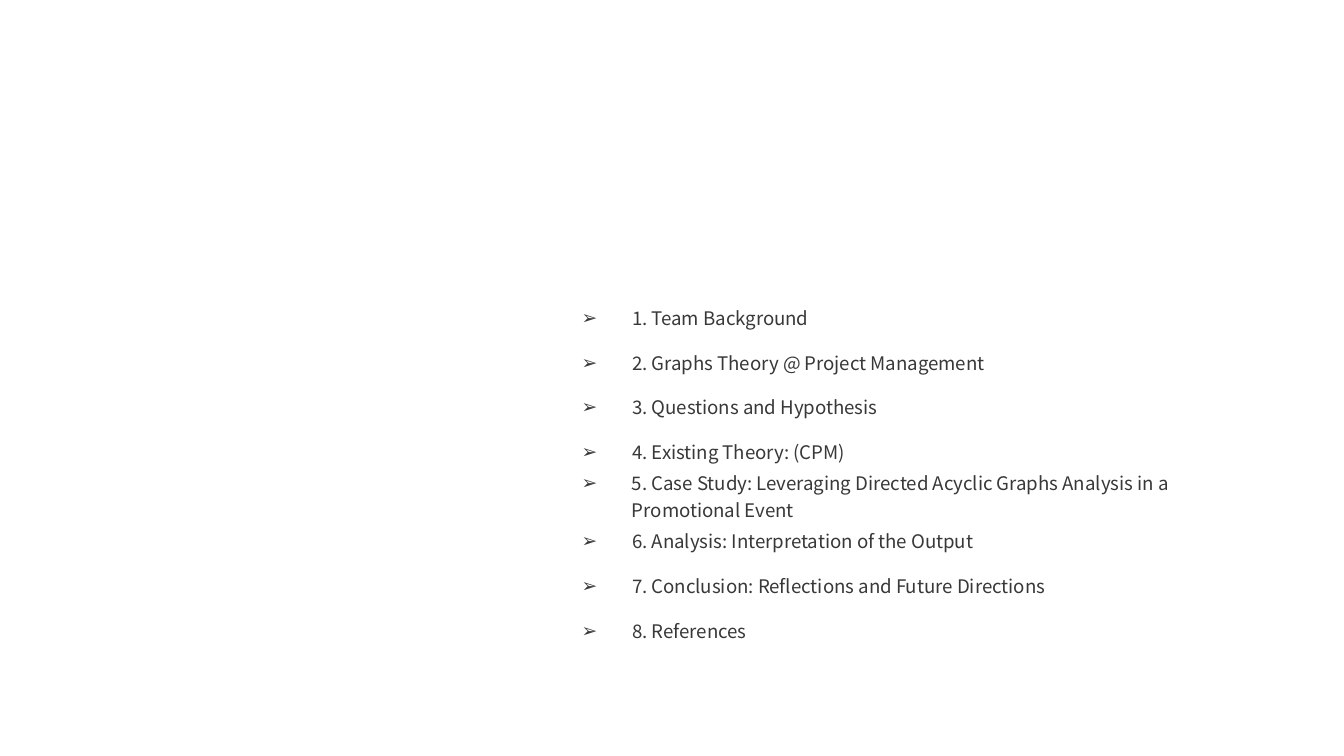
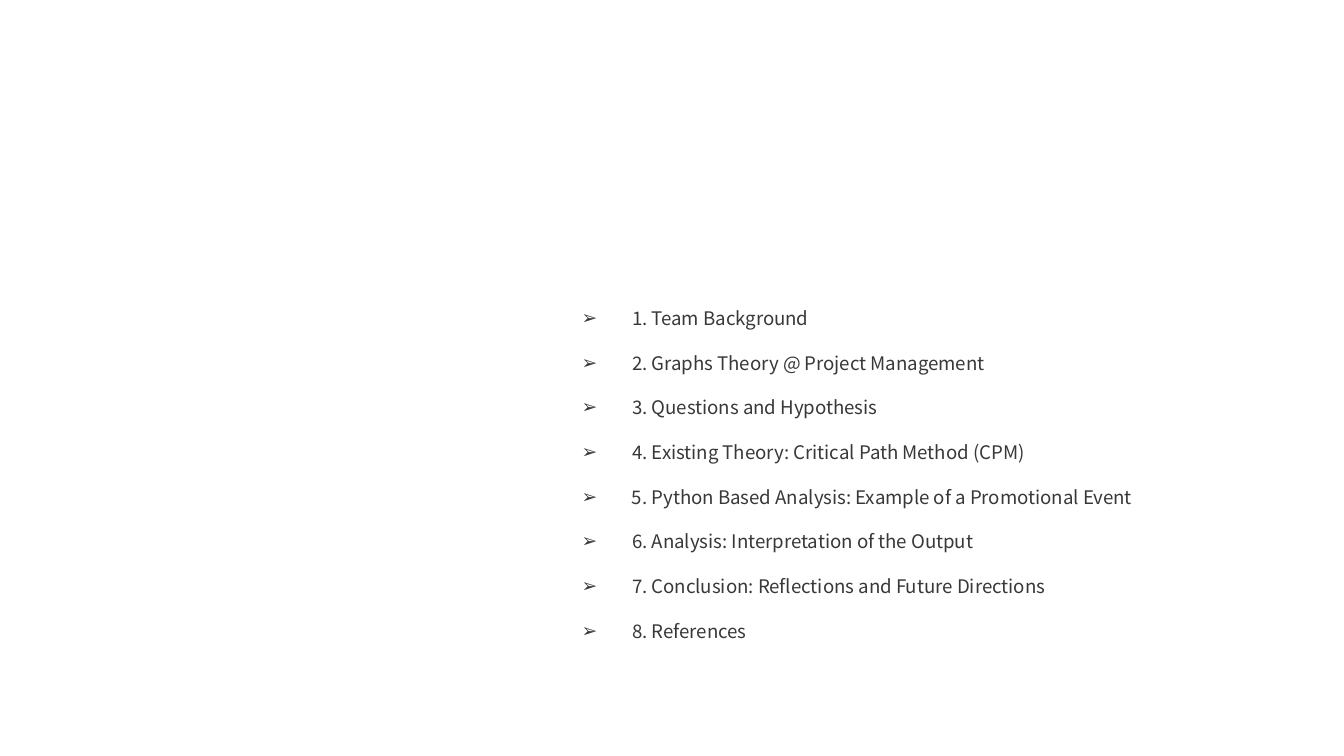
Before and after one commit to z-q-ying/CS-5002-Project, a slide deck: slide 2 of CS_5002_FinalProject_Slides_QiuyingZhou_ZhiweiZhou.pptx. Drawn at 1344x756 pixels with LibreOffice and Linux fonts; fonts in the diff are those of the drawing; background and template pictures are left out. Boxes give left, top, right and bottom in pixels: in the first picture for what was removed or moved away, otherwise in the second. Text is boxed around its words. In the diff, an @@ line names an element or a change of style, - is before the commit and + after.

Commit message:
Update slides (draft), and correct minor typo of the report

```diff
--- a/CS_5002_FinalProject_Slides_QiuyingZhou_ZhiweiZhou.pptx
+++ b/CS_5002_FinalProject_Slides_QiuyingZhou_ZhiweiZhou.pptx
@@ text at (632, 444, 1024, 464): text changed @@
-➢ 4. Existing Theory: (CPM)
+➢ 4. Existing Theory: Critical Path Method (CPM)
@@ text at (632, 489, 1132, 509): text changed @@
-➢ 5. Case Study: Leveraging Directed Acyclic Graphs Analysis in a Promotional Event
+➢ 5. Python Based Analysis: Example of a Promotional Event
```
Also in this commit, not shown: 5 other slides changed, 1 slide added, 3 other files.
